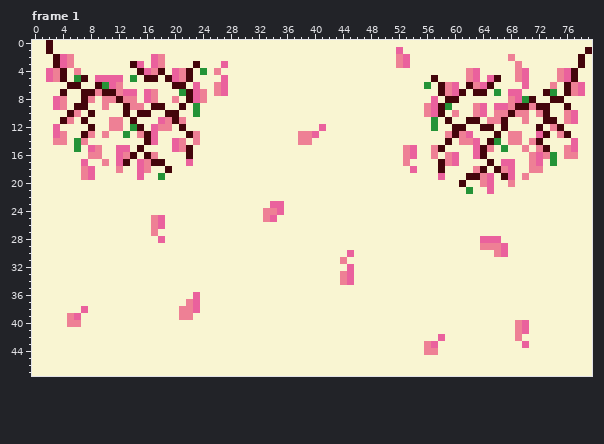
A pixel-art file gets an edit: Project Games/Project Mini Farm Simulator/Aseprite/season UI/spring_UI.aseprite. This is how it looked before the edit.
80x48 pixels, 2 frames. Shown: frame 1. The commit also changed other frames, which this record leaves out.
New version:
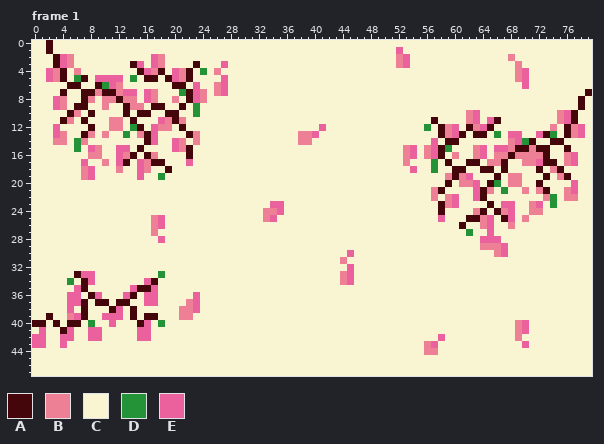
Palette (. is transparent): A #44050b  B #ee8095  C #f9f5d2  D #249337  E #ea619d
Diff:
--- frame 1, layer "trees"
@@ x 54..79 @@
  0 CCCCCCCCCCCCCCCCCCCCCCCCCC
- 1 CCCCCCCCCCCCCCCCCCCCCCCCCA
- 2 CCCCCCCCCCCCCCBCCCCCCCCCAC
- 3 CCCCCCCCCCCCCCCBCCCCCCCCAC
- 4 CCCCCCCCBECCCCCBECCCCBEACC
- 5 CCCACCCCBECEACCBECCCCBEACC
- 6 CCDCABECABEACCCCECCCBCABEC
- 7 CCCCABEACAACDCEECCCADCABEC
- 8 CCCECAACCCCCCCBEDACCAACCCC
- 9 CCBEADCCCBECEEBAABAACCACCC
-10 CCBEACBCCBECBBABBCBACCBECC
-11 CCCDCACCAACBBACCBCCAACBECC
-12 CCCDCCAACCAACACCCCACBACCCC
-13 CCCCCBABECCCACBBCCEACBACCC
-14 CCCCCACBBECADCBBCBACCCCECC
-15 ECCBACCCCEABCDCCBCBACCBECC
-16 ECCBCBECCEACCCCCCBEBDCBBCC
-17 CCCCABECCCCACEECCBECDCCCCC
-18 ECCCACCCCBACABECCBBCCCCCCC
-19 CCCCECCCAABECAECBCCCCCCCCC
-20 CCCCCCCACCBECCBCCCCCCCCCCC
-21 CCCCCCCCDCCECCCCCCCCCCCCCC
-22 CCCCCCCCCCCCCCCCCCCCCCCCCC
-23 CCCCCCCCCCCCCCCCCCCCCCCCCC
-24 CCCCCCCCCCCCCCCCCCCCCCCCCC
-25 CCCCCCCCCCCCCCCCCCCCCCCCCC
-26 CCCCCCCCCCCCCCCCCCCCCCCCCC
-27 CCCCCCCCCCCCCCCCCCCCCCCCCC
+ 1 CCCCCCCCCCCCCCCCCCCCCCCCCC
+ 2 CCCCCCCCCCCCCCBCCCCCCCCCCC
+ 3 CCCCCCCCCCCCCCCBCCCCCCCCCC
+ 4 CCCCCCCCCCCCCCCBECCCCCCCCC
+ 5 CCCCCCCCCCCCCCCBECCCCCCCCC
+ 6 CCCCCCCCCCCCCCCCECCCCCCCCC
+ 7 CCCCCCCCCCCCCCCCCCCCCCCCCA
+ 8 CCCCCCCCCCCCCCCCCCCCCCCCAC
+ 9 CCCCCCCCCCCCCCCCCCCCCCCCAC
+10 CCCCCCCCBECCCCCCCCCCCBEACC
+11 CCCACCCCBECEACCCCCCCCBEACC
+12 CCDCABECABEACCCCCCCCBCABEC
+13 CCCCABEACAACDCEECCEADCABEC
+14 CCCECAACCCCCCCBEDACCAACCCC
+15 ECBEADCCCBECEEBAABAACCACCC
+16 ECBEACBCCBECBBABBBBACCBECC
+17 CCCDCACCAACBBACCBBEAACBECC
+18 ECCDCCAACCAACACCCCACBACCCC
+19 CCCCCBABECCCACBBCCCACBACCC
+20 CCCCCACBBECADCBBCCACCCCECC
+21 CCCBACCCCEABCDCCBCBACCBECC
+22 CCCBCBECCEACCCCCCCCBDCBBCC
+23 CCCCABECCCCACEECCBECDCCCCC
+24 CCCCACCCCBACABECCBBCCCCCCC
+25 CCCCECCCAABECAECBCCCCCCCCC
+26 CCCCCCCACCBECCBCCCCCCCCCCC
+27 CCCCCCCCDCCECCCCCCCCCCCCCC
 28 CCCCCCCCCCEEECCCCCCCCCCCCC
@@ x 0..20 @@
 32 CCCCCCCCCCCCCCCCCCCCC
-33 CCCCCCCCCCCCCCCCCCCCC
-34 CCCCCCCCCCCCCCCCCCCCC
-35 CCCCCCCCCCCCCCCCCCCCC
-36 CCCCCCCCCCCCCCCCCCCCC
-37 CCCCCCCCCCCCCCCCCCCCC
-38 CCCCCCCECCCCCCCCCCCCC
-39 CCCCCBECCCCCCCCCCCCCC
-40 CCCCCBBCCCCCCCCCCCCCC
-41 CCCCCCCCCCCCCCCCCCCCC
-42 CCCCCCCCCCCCCCCCCCCCC
-43 CCCCCCCCCCCCCCCCCCCCC
+33 CCCCCCAEECCCCCCCCCDCC
+34 CCCCCDCAECCCCCCCEACCC
+35 CCCCCCEACCCCCCEAAECCC
+36 CCCCCEECAECCCEACEECCC
+37 CCCCCEEACAACAACCEECCC
+38 CCCCCECACCCAECACCCCCC
+39 CCACCBEACCEEECACAACCC
+40 AACACAACDCCECCCAECDCC
+41 CECCAECCEECCCCCEECCCC
+42 EECCEECCEECCCCCEECCCC
+43 EECCECCCCCCCCCCCCCCCC
 44 CCCCCCCCCCCCCCCCCCCCC
Pixel boxes of the changes (left, top, right, bottom) in both pictures:
changed: (424, 47, 592, 236)
changed: (32, 271, 165, 348)
